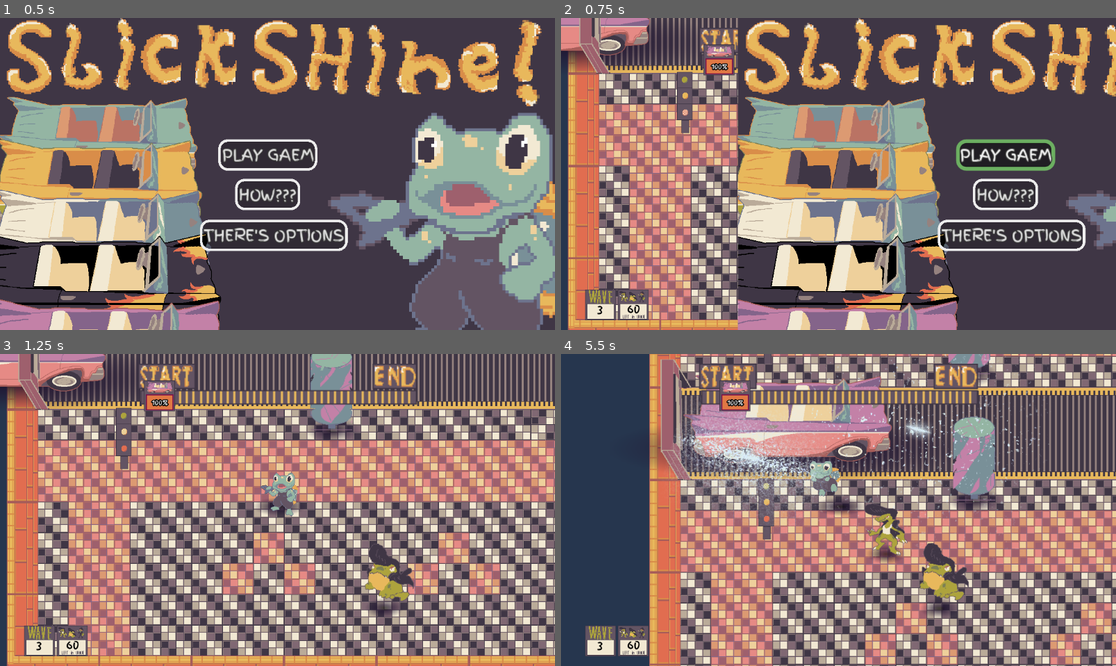
Above: before the commit, frames 1-4 (two rows, left to right).
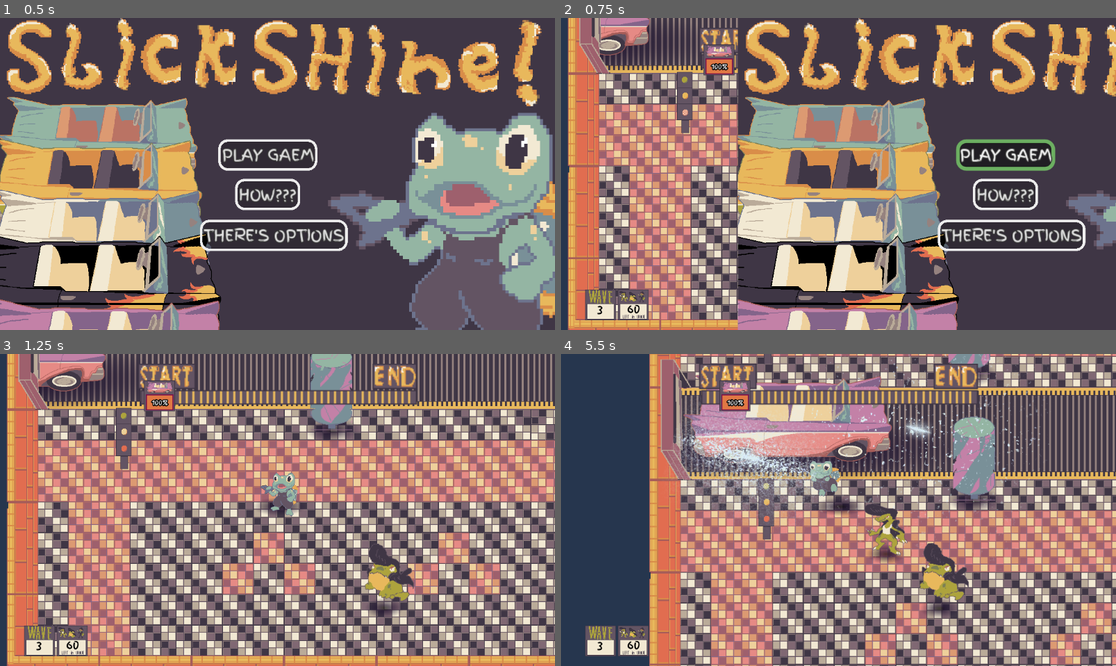
Above: after the commit, the same moments.

Repository: klynicol/crimson_year
Game: Godot game, scene res://scenes/game.tscn
Same seed, same stepped clock (60 frames per second), same inputs: the game is played once before the commit and once after it.
Inputs (mouse positions are in pixels of both pictures, inside the frame that each line leads up to):
- Up to frame 1 (0.5 s): no input
- Up to frame 2 (0.75 s): click "PLAY GAEM" at 0.5 s
- Up to frame 3 (1.25 s): no input
- Up to frame 4 (5.5 s): tap Enter at 1.25 s; move the mouse to (960, 494) at 1.27 s; hold D (right) 1.28-2.03 s; tap X (attack) at 1.35, 3.6 s; click (960, 494) at 1.42 s; move the mouse to (727, 525) at 2.02 s; hold S (down) 2.03-2.78 s; tap Space (dash) at 2.1 s; move the mouse to (894, 441) at 2.77 s; press the mouse at (894, 441) at 2.78 s; hold D (right) 2.78-3.53 s; move the mouse to (810, 572) at 3.52 s; release the mouse at (810, 572) at 3.53 s; hold W (up) 3.53-4.28 s; click (810, 572) at 3.67 s; move the mouse to (1005, 556) at 4.27 s; hold Space (dash) 4.28-5.03 s; hold A (left) from 4.28 s (still down); move the mouse to (672, 463) at 5.02 s; click (672, 463) at 5.1 s

Frame 1 is identical in both runs. In frame 2, 0.6% of the frame differs, in the area x 0-6%, y 0-50%; in frame 3, 0.6%, in the area x 0-7%, y 0-50%; in frame 4, 0.3%.

Commit message:
wall cover

Diff:
--- /dev/null
+++ b/scenes/wall_cover.tscn
@@ -0,0 +1,16 @@
+[gd_scene format=3 uid="uid://bbh8eakmnon5n"]
+
+[ext_resource type="Texture2D" uid="uid://brgo1rvri1bsb" path="res://assets/tile_sets/outerwall.png" id="1_3lclc"]
+
+[node name="WallCoverScene" type="Node2D" unique_id=1754787052]
+
+[node name="Sprite2D" type="Sprite2D" parent="." unique_id=35127382]
+texture = ExtResource("1_3lclc")
+
+[node name="Sprite2D2" type="Sprite2D" parent="." unique_id=530792733]
+position = Vector2(0, 191.76)
+texture = ExtResource("1_3lclc")
+
+[node name="Sprite2D3" type="Sprite2D" parent="." unique_id=273733382]
+position = Vector2(0, 384)
+texture = ExtResource("1_3lclc")
--- a/scenes/world.tscn
+++ b/scenes/world.tscn
@@ -21,6 +21,7 @@
 [ext_resource type="AudioStream" uid="uid://cir23plntg0kd" path="res://audio/music/Carwash-Funk.wav" id="15_xo05s"]
 [ext_resource type="AudioStream" uid="uid://d17oyus7bn41a" path="res://audio/music/BossFunk.wav" id="16_dss4m"]
 [ext_resource type="Texture2D" uid="uid://c11cx5kkdpwg2" path="res://assets/menu_gui/x.png" id="17_7t5mc"]
+[ext_resource type="PackedScene" uid="uid://bbh8eakmnon5n" path="res://scenes/wall_cover.tscn" id="22_oo54l"]
 
 [sub_resource type="ShaderMaterial" id="ShaderMaterial_71j4m"]
 
@@ -162,6 +163,15 @@
 sources/4 = SubResource("TileSetAtlasSource_7iits")
 sources/5 = SubResource("TileSetAtlasSource_ctatt")
 
+[sub_resource type="Gradient" id="Gradient_7iits"]
+offsets = PackedFloat32Array(0)
+colors = PackedColorArray(0.14901961, 0.21176471, 0.30588236, 1)
+
+[sub_resource type="GradientTexture2D" id="GradientTexture2D_oo54l"]
+gradient = SubResource("Gradient_7iits")
+width = 197
+height = 156
+
 [node name="World" type="Node2D" unique_id=818516590]
 script = ExtResource("1_w7kh3")
 
@@ -311,3 +321,26 @@
 [node name="min_x" type="Sprite2D" parent="BossMarkers" unique_id=1019162418]
 position = Vector2(-1360, 262)
 texture = ExtResource("17_7t5mc")
+
+[node name="CarCoverUps" type="Node2D" parent="." unique_id=391314944]
+
+[node name="Sprite2D" type="Sprite2D" parent="CarCoverUps" unique_id=1747996267]
+z_index = 1
+position = Vector2(-5285, 287)
+scale = Vector2(4.300508, 3.8884618)
+texture = SubResource("GradientTexture2D_oo54l")
+
+[node name="Sprite2D2" type="Sprite2D" parent="CarCoverUps" unique_id=1582965585]
+z_index = 1
+position = Vector2(1127, 275)
+scale = Vector2(4.300508, 3.8884618)
+texture = SubResource("GradientTexture2D_oo54l")
+
+[node name="WallCoverScene" parent="CarCoverUps" unique_id=1754787052 instance=ExtResource("22_oo54l")]
+z_index = 1
+position = Vector2(608, 513)
+rotation = -3.1415925
+
+[node name="WallCoverScene2" parent="CarCoverUps" unique_id=550172752 instance=ExtResource("22_oo54l")]
+z_index = 1
+position = Vector2(-4768, 63)
